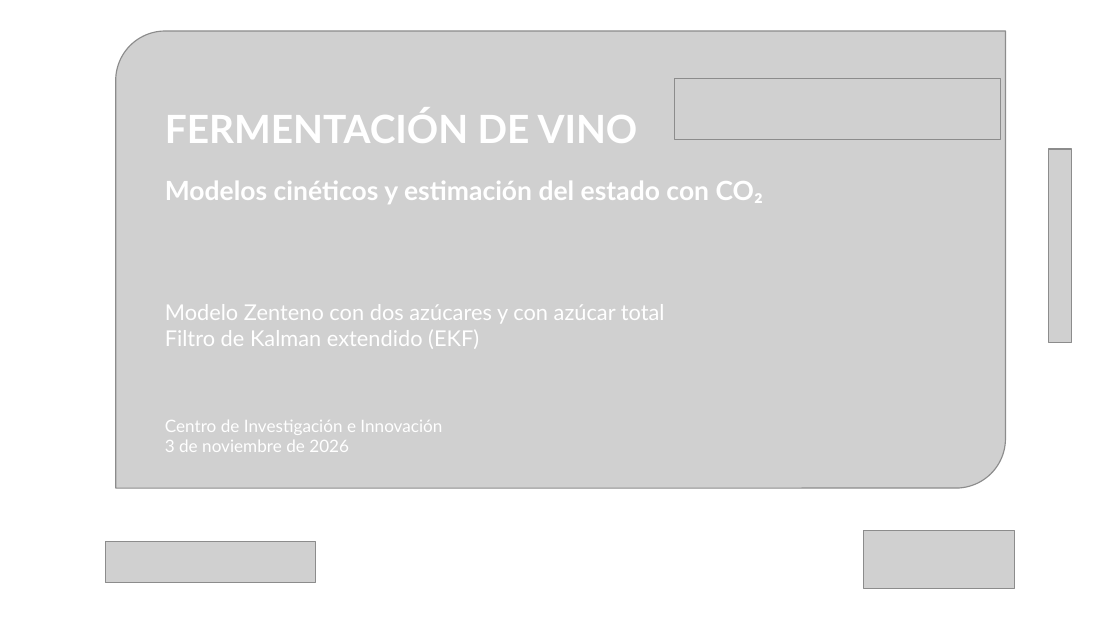
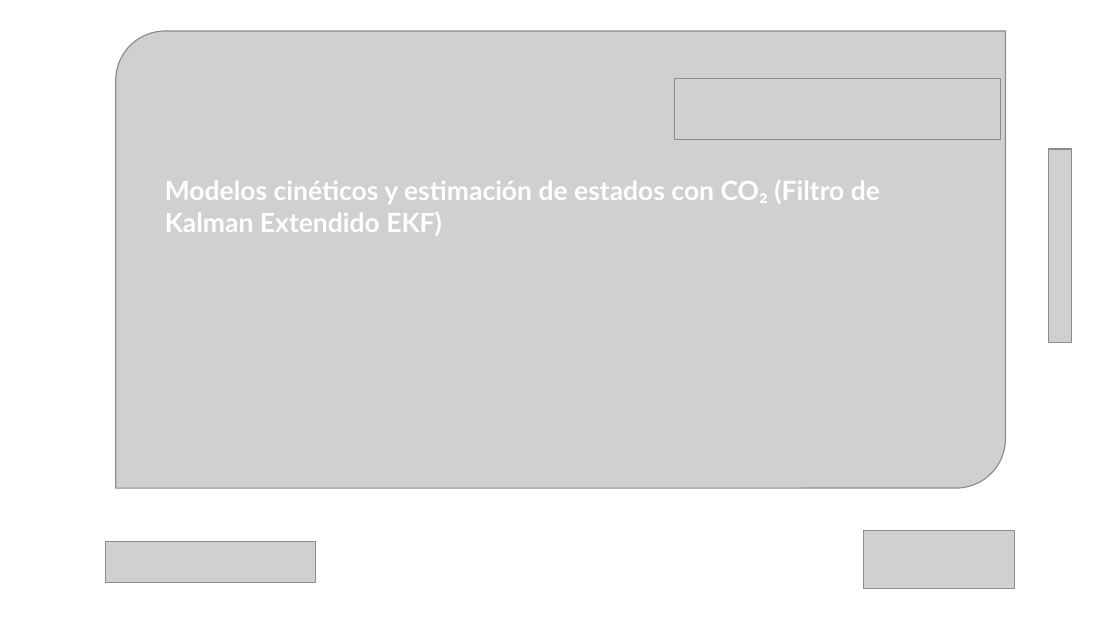
Before and after one commit to crodv/wine-fermentation, a slide deck: slide 1 of docs/presentaciones/modeloykalman_ekf09_holdout.pptx. Drawn at 1120x630 pixels with LibreOffice and Linux fonts; fonts in the diff are those of the drawing; grey boxes stand for pictures. Boxes give left, top, right and bottom in pixels: in the first picture for what was removed or moved away, otherwise in the second. Text is boxed around its words. In the diff, an @@ line names an element or a change of style, - is before the commit and + after.

```diff
--- a/docs/presentaciones/modeloykalman_ekf09_holdout.pptx
+++ b/docs/presentaciones/modeloykalman_ekf09_holdout.pptx
@@ text removed at [165,109,638,143] @@
-FERMENTACIÓN DE VINO
@@ text at [165,180,880,235]: text changed @@
-Modelos cinéticos y estimación del estado con CO₂
+Modelos cinéticos y estimación de estados con CO₂ (Filtro de Kalman Extendido EKF)
@@ text removed at [165,304,665,348] @@
-Modelo Zenteno con dos azúcares y con azúcar total
-Filtro de Kalman extendido (EKF)
@@ text removed at [165,420,442,452] @@
-Centro de Investigación e Innovación
-3 de noviembre de 2026
```
Also in this commit, not shown: 8 other slides changed, 3 slides removed, 17 other files.
